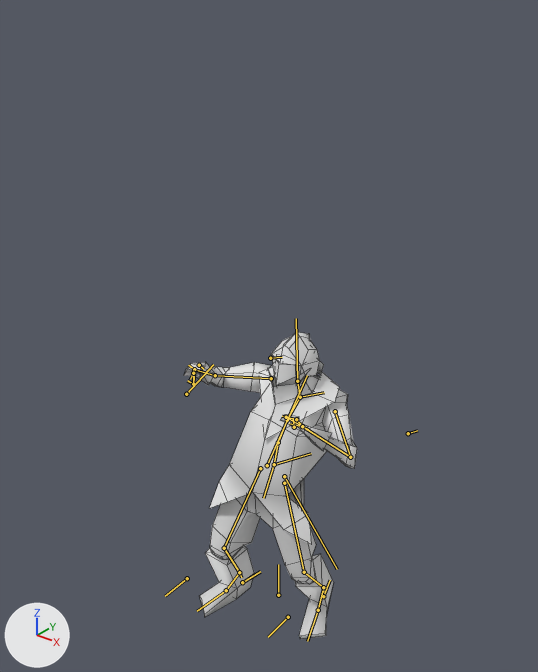
The Blender file data/creatures/human/knight_0.blend as it was, and as the next commit left it.
The view is the same before and after, from a 50 mm lens placed at (1.66, -2.12, 2.81), pointed at (-0.12, 0.11, 1.43). The axes (+X, +Y, +Z) are drawn at lower left. The lights are the same throughout. Both versions are drawn at frame 16 of the action 'Die'; the numbers are the values there. The bones that bend it are drawn over the model as lines. Mesh edges are drawn as thin lines.

Objects in the first picture: 'Knight'.
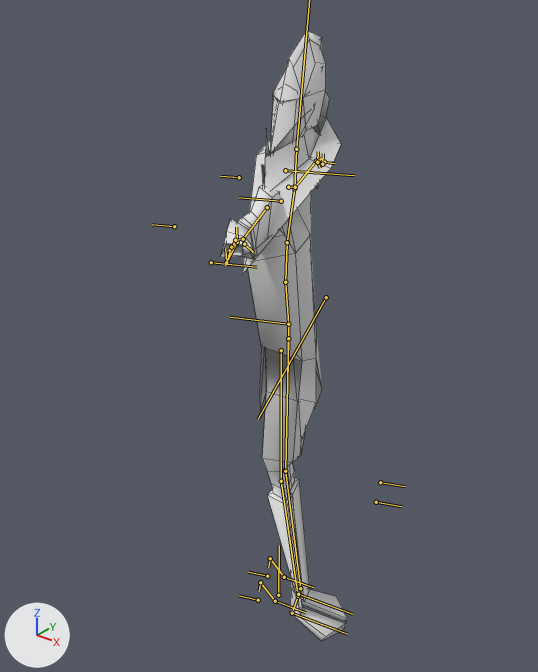
What the commit changed:
Bone 'global' (bone_global) turns from (0, 0, 0) to (0, 113, 0) degrees about its own x, y and z.
Bone 'global' (bone_global) is rescaled from (1.0, 1.0, 1.0) to (0.85, 1.6, 0.85).
Bone 'knee_pole_l' (bone_knee_pole_l) moves from (-3.0, -1.0, 0.0) to (0.0, 0.0, 0.0).
Bone 'foot_ctrl_l' (bone_foot_ctrl_l) moves from (0.93, 0.23, 0.0) to (0.0, 0.0, 0.0).
Bone 'foot_ctrl_l' (bone_foot_ctrl_l) turns from (0, 0, 20) to (0, 0, 0) degrees about its own x, y and z.
Bone 'foot_ctrl_r' (bone_foot_ctrl_r) moves from (-0.87, -1.56, 0.0) to (0.0, 0.0, 0.0).
Bone 'foot_ctrl_r' (bone_foot_ctrl_r) turns from (0, 0, -11) to (0, 0, 0) degrees about its own x, y and z.
Bone 'body_ctrl' (bone_body_ctrl) moves from (0.25, -0.33, -0.93) to (0.0, 0.0, 0.0).
Bone 'body_ctrl' (bone_body_ctrl) turns from (-19, 5, -2) to (0, 0, 0) degrees about its own x, y and z.
Bone 'skull' (bone_skull) turns from (-4, 0, 0) to (0, 0, 0) degrees about its own x, y and z.
Bone 'hand_ctrl_l' (bone_hand_ctrl_l) moves from (2.87, -4.54, -0.08) to (0.0, 0.0, 0.0).
Bone 'hand_ctrl_l' (bone_hand_ctrl_l) turns from (-91, -104, -1) to (0, 0, 0) degrees about its own x, y and z.
Bone 'thumb_l' (bone_thumb_l) moves from (-0.41, -0.35, -0.17) to (0.0, 0.0, 0.0).
Bone 'thumb_l' (bone_thumb_l) turns from (-94, -30, 19) to (0, 0, 0) degrees about its own x, y and z.
Bone 'thumb_l' (bone_thumb_l) is rescaled from (0.8, 0.8, 0.8) to (1.0, 1.0, 1.0).
Bone 'finger_ctrl_l' (bone_finger_ctrl_l) turns from (-84, 8, 9) to (0, 0, 0) degrees about its own x, y and z.
Bone 'finger_ctrl_l' (bone_finger_ctrl_l) is rescaled from (0.72, 0.72, 0.72) to (1.0, 1.0, 1.0).
Bone 'hand_ctrl_r' (bone_hand_ctrl_r) moves from (-3.67, -3.77, 0.18) to (0.0, 0.0, 0.0).
Bone 'hand_ctrl_r' (bone_hand_ctrl_r) turns from (-16, 64, 112) to (0, 0, 0) degrees about its own x, y and z.
Bone 'thumb_r' (bone_thumb_r) turns from (-1, -15, -25) to (0, 0, 0) degrees about its own x, y and z.

Pixel boxes (x1, y1, x2, y2) of what changed, in the pictures (538 x 672 px):
'Knight', posed: before (184, 332, 357, 639); after (221, 30, 347, 641)
bone 'global', root to tip: before (278, 595) to (278, 564); after (278, 595) to (279, 545)
bone 'knee_pole_l', root to tip: before (288, 617) to (268, 637); after (380, 482) to (405, 486)
bone 'foot_ctrl_l', root to tip: before (323, 596) to (330, 580); after (267, 576) to (248, 572)
bone 'foot_ctrl_r', root to tip: before (242, 582) to (260, 571); after (258, 600) to (238, 595)
bone 'body_ctrl', root to tip: before (274, 464) to (311, 453); after (288, 324) to (230, 317)
bone 'hand_ctrl_l', root to tip: before (302, 426) to (289, 423); after (317, 162) to (321, 158)
bone 'thumb_l', root to tip: before (294, 427) to (293, 418); after (324, 162) to (335, 163)
bone 'finger_ctrl_l', root to tip: before (302, 426) to (286, 417); after (317, 162) to (322, 164)
bone 'hand_ctrl_r', root to tip: before (194, 369) to (190, 379); after (237, 242) to (228, 250)
bone 'thumb_r', root to tip: before (199, 365) to (203, 369); after (244, 244) to (253, 252)
